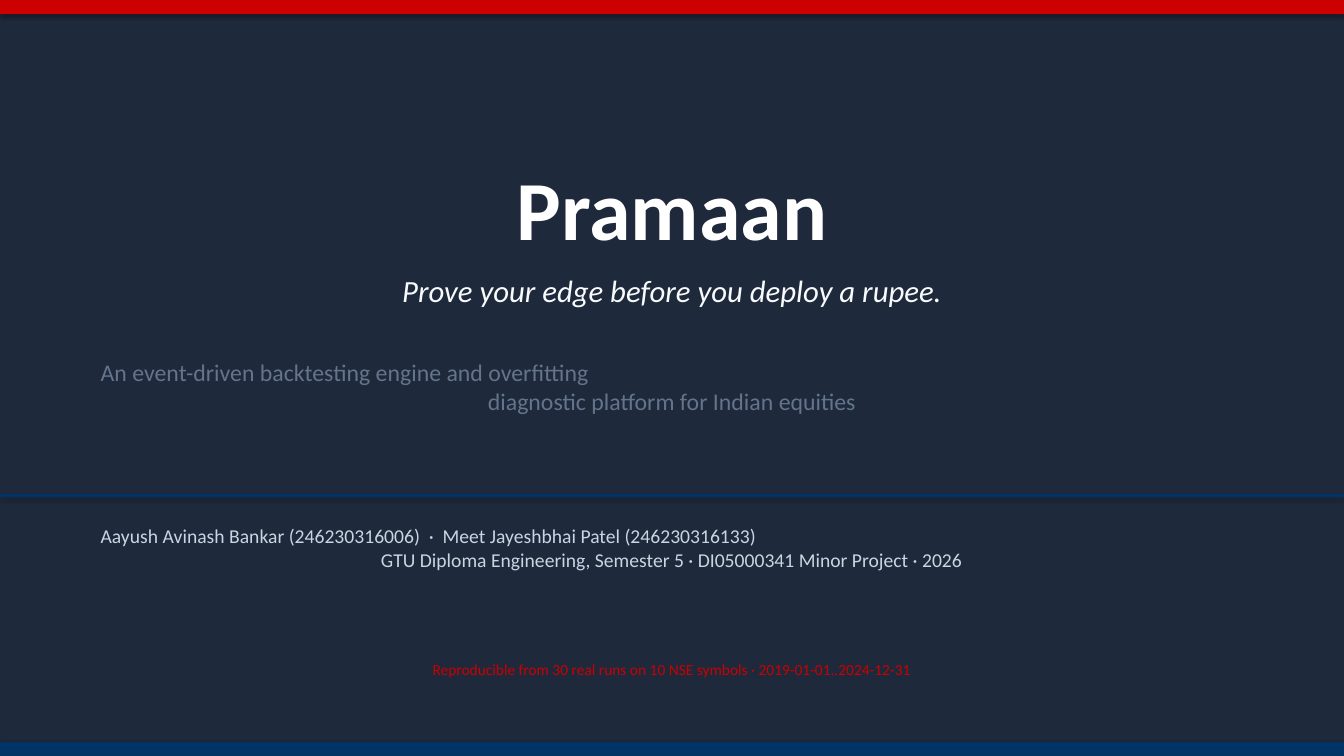
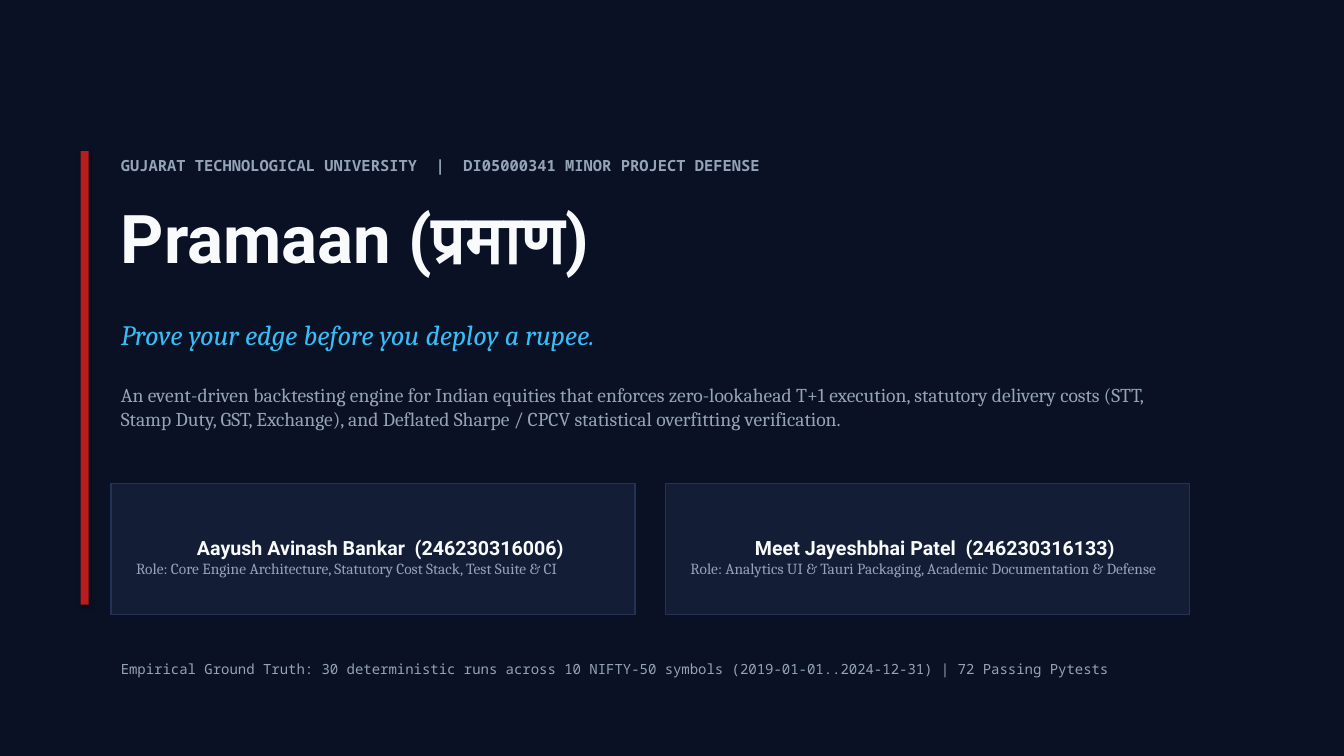
Before and after one commit to Aayushbankar/Quantlab, a slide deck: slide 1 of Pramaan_Presentation.pptx. Drawn at 1344x756 pixels with LibreOffice and Linux fonts; fonts in the diff are those of the drawing. Boxes give left, top, right and bottom in pixels: in the first picture for what was removed or moved away, otherwise in the second. Text is boxed around its words. In the diff, an @@ line names an element or a change of style, - is before the commit and + after.

Commit message:
feat(desktop, landing, presentation): embed backend server, add .deb packaging, redesign presentation via frontend-design, fix landing URLs

```diff
--- a/Pramaan_Presentation.pptx
+++ b/Pramaan_Presentation.pptx
@@ background #1E293B to #0A1124 @@
@@ rectangle removed at bbox=[0, 0, 1344, 14] @@
@@ rectangle added at bbox=[81, 151, 89, 605], fill #B91C1C @@
@@ text added at bbox=[121, 160, 760, 171], 11 pt, text #94A3B8, bold @@
+GUJARAT TECHNOLOGICAL UNIVERSITY | DI05000341 MINOR PROJECT DEFENSE
@@ text at bbox=[121, 210, 589, 278]: text changed; size 60 to 48 pt; font Calibri to Roboto; text colour #FFFFFF to #F8FAFC @@
-Pramaan
+Pramaan (प्रमाण)
@@ text "Prove your edge before you ...": place and size @@
-text "Prove your edge before you ..." at bbox=[402, 280, 941, 308]
+text "Prove your edge before you ..." at bbox=[121, 325, 594, 351]
@@ text "Prove your edge before you ..." at bbox=[121, 325, 594, 351]: size 22 to 20 pt, font Calibri to Cambria, text colour #F8FAFC to #38BDF8; alignment centre to left @@
@@ text at bbox=[121, 388, 1144, 430]: text changed; size 17 to 14 pt; font Calibri to Cambria; text colour #64748B to #94A3B8 @@
-An event-driven backtesting engine and overfitting
-diagnostic platform for Indian equities
+An event-driven backtesting engine for Indian equities that enforces zero-lookahead T+1 execution, statutory delivery costs (STT, Stamp Duty, GST, Exchange), and Deflated Sharpe / CPCV statistical overfitting verification.
@@ rectangle removed at bbox=[0, 494, 1344, 497] @@
@@ rectangle added at bbox=[111, 484, 635, 615], fill #131E36, outline #243354 1 pt, 11 pt, text #94A3B8 @@
+Aayush Avinash Bankar (246230316006)
+Role: Core Engine Architecture, Statutory Cost Stack, Test Suite & CI
@@ rectangle "Meet Jayeshbhai Patel (246230316133)": place and size @@
-rectangle "Meet Jayeshbhai Patel (246230316133)" at bbox=[101, 529, 962, 571]
+rectangle "Meet Jayeshbhai Patel (246230316133)" at bbox=[665, 484, 1190, 615]
@@ rectangle "Meet Jayeshbhai Patel (246230316133)" at bbox=[665, 484, 1190, 615]: vertical alignment top to middle; fill none to #131E36; outline none to #243354 1 pt @@
@@ text in rectangle at bbox=[690, 539, 1156, 578]: text changed; size 14 to 11 pt; font Calibri to Cambria; text colour #CBD5E1 to #94A3B8 @@
-Aayush Avinash Bankar (246230316006) · Meet Jayeshbhai Patel (246230316133)
-GTU Diploma Engineering, Semester 5 · DI05000341 Minor Project · 2026
+Meet Jayeshbhai Patel (246230316133)
+Role: Analytics UI & Tauri Packaging, Academic Documentation & Defense
@@ text at bbox=[121, 663, 1109, 678]: text changed; size 11 to 10 pt; font Calibri to Noto Sans Mono; text colour #CC0000 to #94A3B8 @@
-Reproducible from 30 real runs on 10 NSE symbols · 2019-01-01..2024-12-31
+Empirical Ground Truth: 30 deterministic runs across 10 NIFTY-50 symbols (2019-01-01..2024-12-31) | 72 Passing Pytests
@@ rectangle removed at bbox=[0, 742, 1344, 756] @@
```
Also in this commit, not shown: 1 other slide changed, 8 slides added, 8 slides removed, 8 other files.
